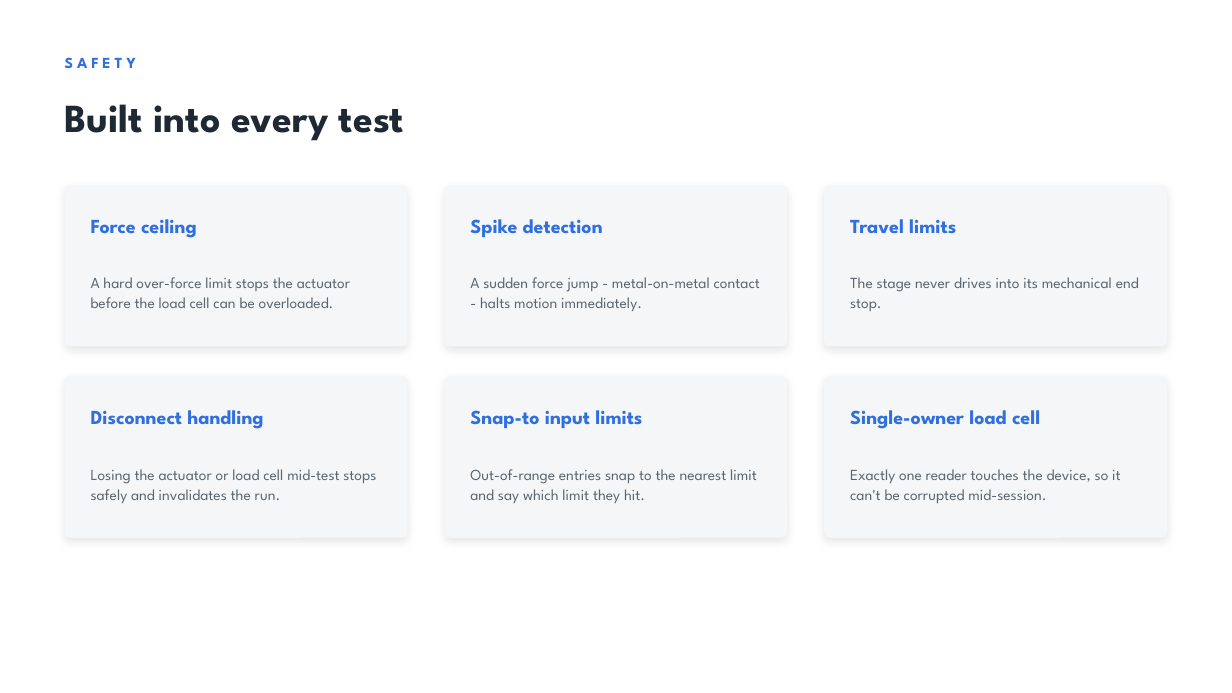
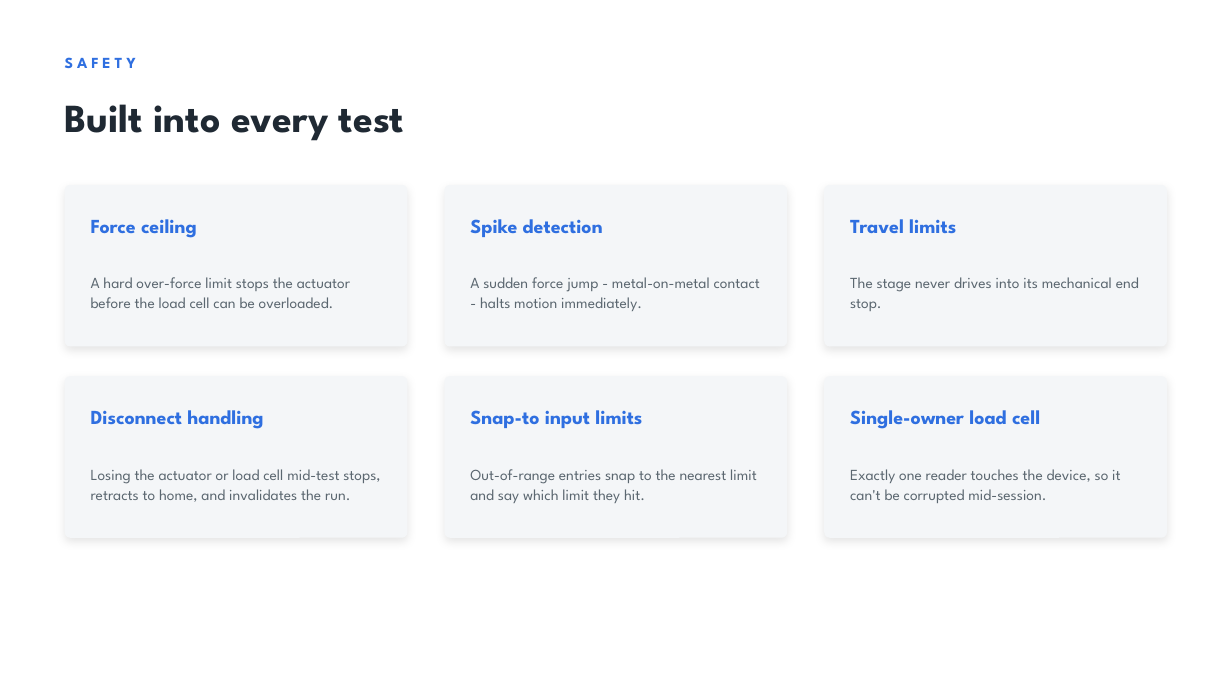
Before and after one commit to jacqchuang09/test_fixture, a slide deck: slide 12 of slideshow/Test_Fixture_GUI_Update.pptx. Drawn at 1232x693 pixels with LibreOffice and Linux fonts; fonts in the diff are those of the drawing. Boxes give left, top, right and bottom in pixels: in the first picture for what was removed or moved away, otherwise in the second. Text is boxed around its words. In the diff, an @@ line names an element or a change of style, - is before the commit and + after.

```diff
--- a/slideshow/Test_Fixture_GUI_Update.pptx
+++ b/slideshow/Test_Fixture_GUI_Update.pptx
@@ text at (91,469,380,502): text changed @@
-Losing the actuator or load cell mid-test stops safely and invalidates the run.
+Losing the actuator or load cell mid-test stops, retracts to home, and invalidates the run.
```
Also in this commit, not shown: 6 other slides changed, 4 slides added, 6 other files.
